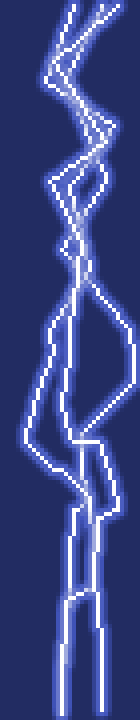
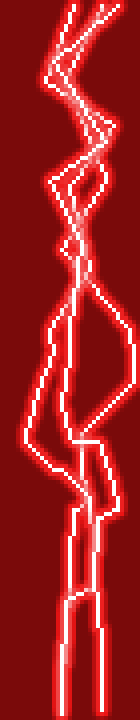
Comparing the layer stacks of the two 140×720 images. Changes:
pixels changed over [0, 0, 140, 720] (layer not identified)
